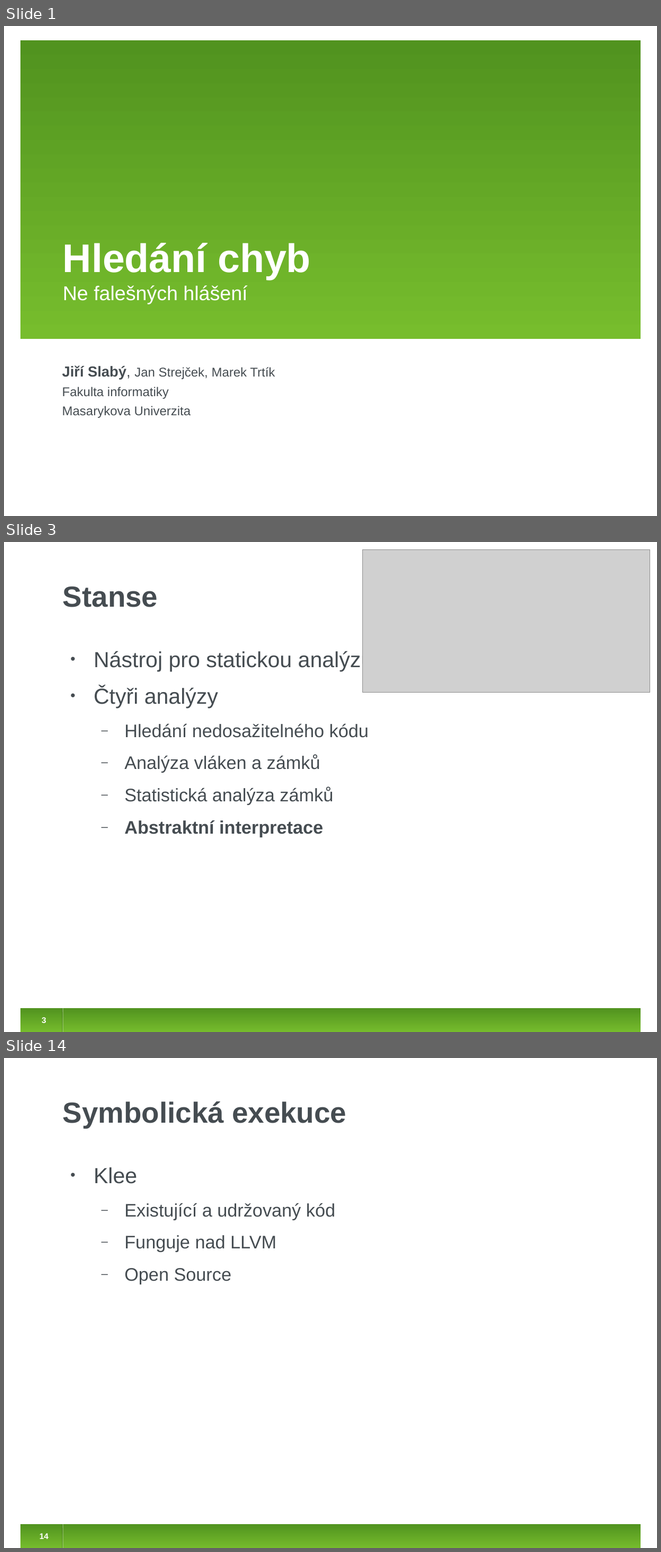
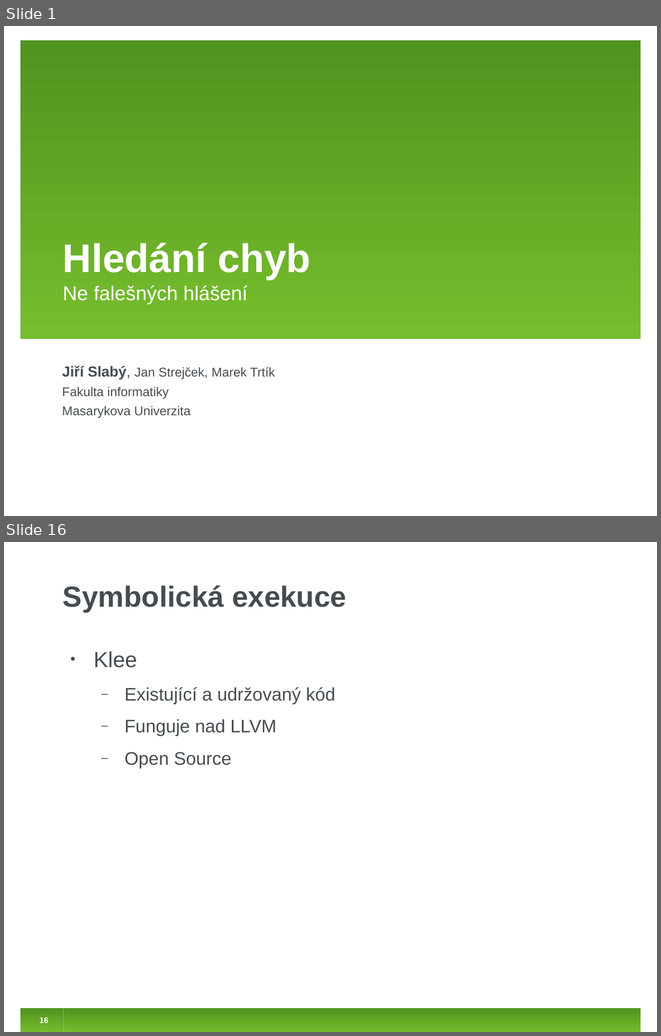
Before and after one commit to jirislaby/writings, a slide deck: presentations/stanse_prase.odp. Shown one above the other, each under a label of ours: slides 1, 3 and 14 before the commit, slides 1 and 16 after it; the slides between them are not shown. The pictures are 661x1552 and 661x1036 pixels, drawn with LibreOffice and Linux fonts; fonts in the diff are those of the drawing; grey boxes stand for pictures. Boxes give left, top, right and bottom in pixels: in the first picture for what was removed or moved away, otherwise in the second. Text is boxed around its words. In the diff, an @@ line names an element or a change of style, - is before the commit and + after.

Commit message:
stanse_prase: some updates

```diff
--- a/presentations/stanse_prase.odp
+++ b/presentations/stanse_prase.odp
@@ slide 3 removed at [4,542,657,1032], background #FFFFFF; not listed: 4 template elements that a slide beside it also shows @@
@@ picture removed at [362,550,650,693] @@
@@ title removed at [63,586,158,607] @@
-Stanse
@@ text removed at [94,650,373,837] @@
-• Nástroj pro statickou analýzu
-• Čtyři analýzy
-  ‒ Hledání nedosažitelného kódu
-  ‒ Analýza vláken a zámků
-  ‒ Statistická analýza zámků
-  ‒ Abstraktní interpretace
@@ what was slide 14 is now slide 16 @@
@@ page number at [40,1017,49,1023]: text changed @@
-14
+16
```
Also in this commit, not shown: 10 slides changed, 5 slides added, 2 other slides removed.
